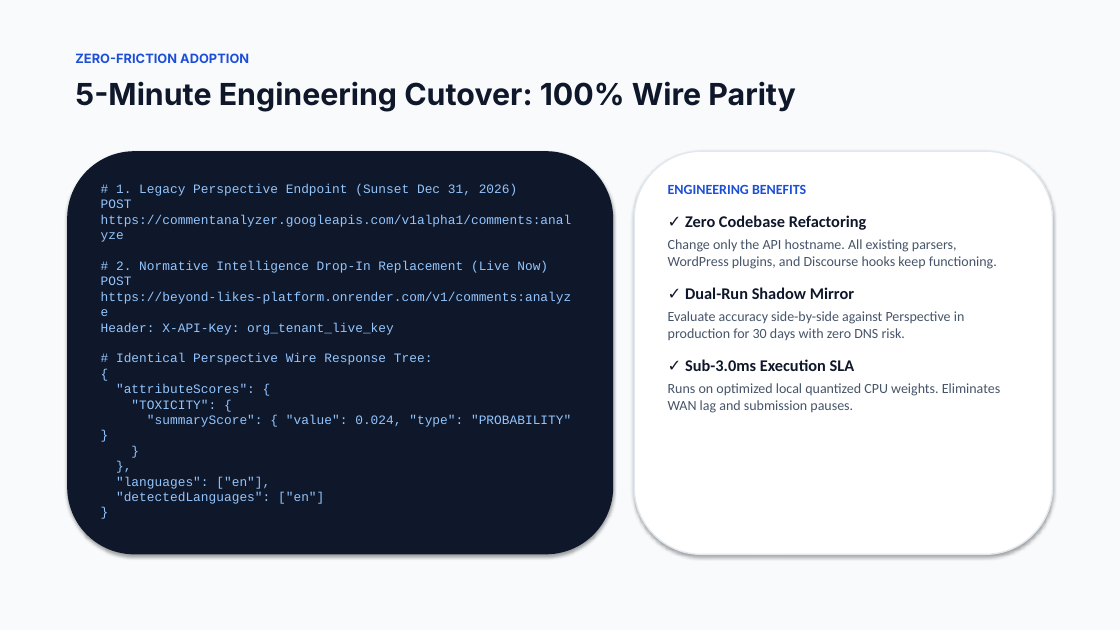
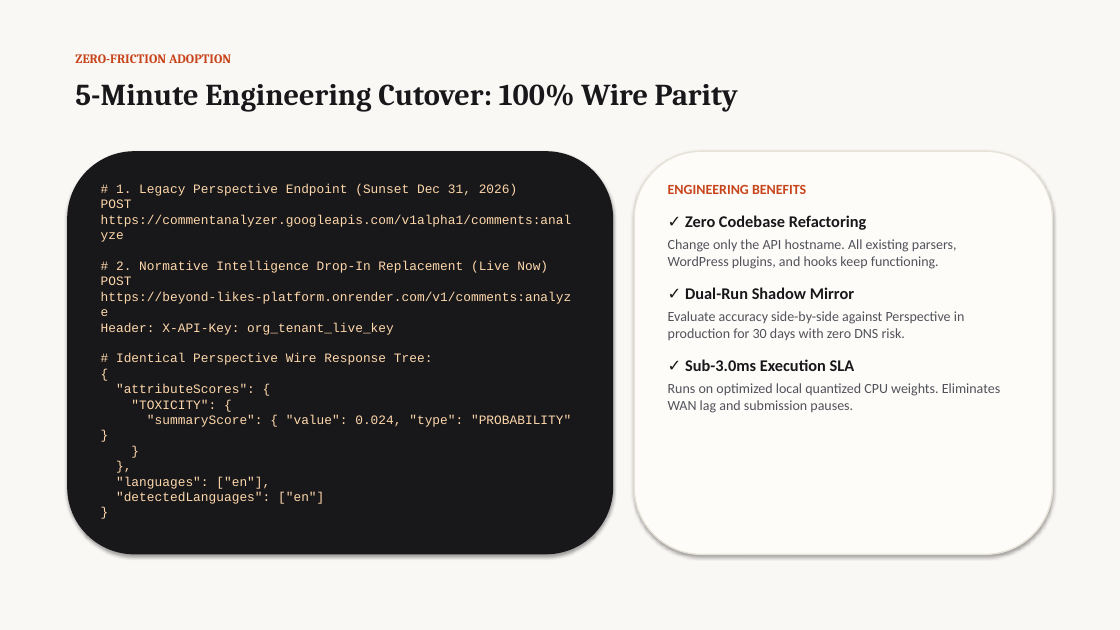
Before and after one commit to bhaskarpandey2708/beyond-likes, a slide deck: slide 5 of brand/Normative_Intelligence_Pitch_Deck.pptx. Drawn at 1120x630 pixels with LibreOffice and Linux fonts; fonts in the diff are those of the drawing. Boxes give left, top, right and bottom in pixels: in the first picture for what was removed or moved away, otherwise in the second. Text is boxed around its words. In the diff, an @@ line names an element or a change of style, - is before the commit and + after.

Commit message:
Refactor Pitch Deck and Docs Studio to Warm Terracotta and Linen Editorial design system

```diff
--- a/brand/Normative_Intelligence_Pitch_Deck.pptx
+++ b/brand/Normative_Intelligence_Pitch_Deck.pptx
@@ rectangle at [0,0,1120,630]: fill #F8FAFC to #FAF8F5 @@
@@ text "ZERO-FRICTION ADOPTION" at [75,54,231,63]: font Inter to Cambria, text colour #1D4ED8 to #C8441B @@
@@ text "5-Minute Engineering Cutover: 100% Wire ..." at [75,84,738,112]: font Inter to Cambria, text colour #0F172A to #18181B @@
@@ rounded rectangle at [67,151,613,555]: fill #0F172A to #18181B @@
@@ text "# 1. Legacy Perspective Endpoint ..." at [101,184,572,504]: text colour #93C5FD to #FED7AA @@
@@ rounded rectangle at [634,151,1053,555]: fill #FFFFFF to #FDFCF9; outline #E2E8F0 1.2 pt to #E8E3D8 1.2 pt @@
@@ text at [668,185,1000,413]: text colour #1D4ED8 to #C8441B in "ENGINEERING BENEFITS"; text colour #0F172A to #18181B in "✓ Zero Codebase Refactoring", "✓ Dual-Run Shadow Mirror", "✓ Sub-3.0ms Execution SLA"; text colour #475569 to #52525B in "Evaluate accuracy side-by-side against Perspective in produc ...", "Runs on optimized local quantized CPU weights. ..." @@
@@ text at [668,239,957,269]: text changed; text colour #475569 to #52525B @@
-Change only the API hostname. All existing parsers, WordPress plugins, and Discourse hooks keep functioning.
+Change only the API hostname. All existing parsers, WordPress plugins, and hooks keep functioning.
```
Also in this commit, not shown: 11 other slides changed, 5 other files.
